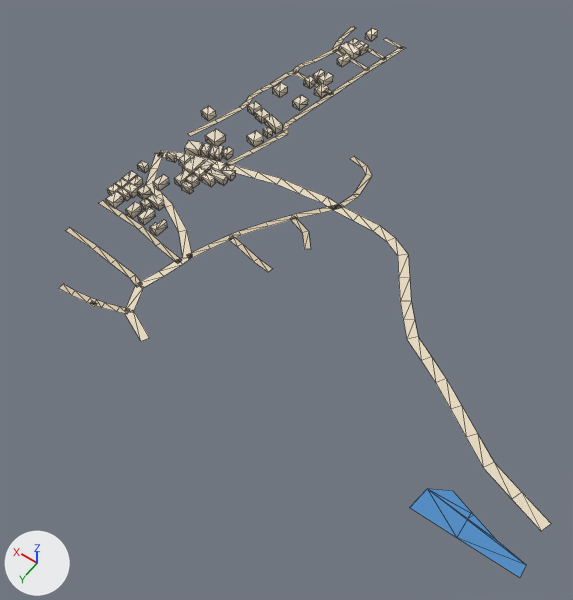
The glTF model public/assets/bengaluru-region-v1/tiles/t46_-6-l1.glb: old version first, new version second.
Both versions are drawn from a 50 mm lens placed at (23022.0, -2248.0, 563.0), pointed at (23299.0, -2636.0, -46.0). The axes (+X, +Y, +Z) are drawn at lower left. The lights are the same throughout. The older version comes first. Mesh edges are drawn as thin lines.

Names of what the first picture shows: 'building', 'ground', 'water'.
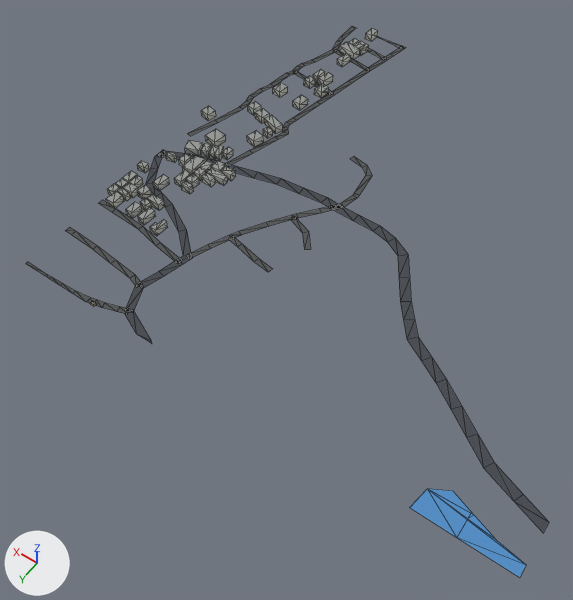
What differs and where, as boxes (x1, y1, x2, y2) in the pictures (573 x 600 px; the box of a moved part takes in the faces that stretch with it):
```json
{"object": "ground", "change": "reshaped", "before": [59, 26, 551, 531], "after": [26, 26, 549, 533], "on screen": "6% wider"}
{"part": 1, "of": "me_building", "change": "recoloured", "before": [106, 29, 378, 236], "after": [106, 29, 378, 236]}
{"part": 2, "of": "me_ground", "change": "moved or reshaped", "before": [59, 150, 193, 341], "after": [26, 150, 192, 343]}
{"part": 3, "of": "me_ground", "change": "moved or reshaped", "before": [341, 26, 406, 49], "after": [340, 26, 406, 49]}
{"part": 4, "of": "me_ground", "change": "moved or reshaped", "before": [484, 463, 551, 531], "after": [484, 463, 549, 533]}
{"part": 5, "of": "me_ground", "change": "recoloured", "before": [87, 30, 494, 468], "after": [87, 30, 494, 468]}
```

The change, as JSON lines over the scene's bpy script:
```json
{"block": "me_building", "where": "# used by ob_building; location = (23000.0, -3000.0, 0.0)"}
{"op": "remove", "block": "me_building", "code": "me_building.from_pydata(...)  # 412 vertices, 516 faces; spans x 412.0..503.0, y -1.0..402.0, z 0.0..8.0"}
{"op": "add", "block": "me_building", "code": "me_building.from_pydata(...)  # 412 vertices, 620 faces; spans x 412.0..503.0, y -1.0..402.0, z 0.0..8.0"}
{"block": "me_building", "change": "me_building part 1: 516 kept faces spanning x 412.0..503.0, y -1.0..402.0, z 0.0..8.0 get new vertex colours"}
{"block": "me_building", "change": "edits to the shape of me_building do not show in these pictures"}
{"block": "me_ground", "where": "# used by ob_ground; location = (23000.0, -3000.0, 0.0)"}
{"block": "me_ground", "where": "# verts and faces of me_ground; kept vertices keep their numbers, new ones are numbered from 262"}
{"block": "me_ground", "where": "# before: 256 (55.0, 430.0, 1.0) at pixel (494, 462), 257 (59.0, 439.0, 1.0) at pixel (483, 467), 258 (27.0, 440.0, 1.0) at pixel (521, 492), 259 (30.0, 450.0, 1.0) at pixel (511, 499), 260 (-2.0, 451.0, 1.0) at pixel (551, 523)"}
{"block": "me_ground", "where": "# before: 261 (2.0, 460.0, 1.0) at pixel (541, 531)"}
{"op": "remove", "block": "me_ground", "code": "me_ground.from_pydata(...)  # 262 vertices, 220 faces; spans x -2.0..503.0, y -3.0..504.0, z 1.0"}
{"op": "add", "block": "me_ground", "code": "me_ground.from_pydata(...)  # 278 vertices, 234 faces; spans x 0.0..500.0, y 0.0..500.0, z 1.0"}
{"block": "me_ground", "change": "me_ground part 2"}
{"block": "me_ground", "change": "15 vertices are removed from x 350.0..503.0, y 308.0..504.0, z 1.0"}
{"block": "me_ground", "change": "22 faces are deleted"}
{"block": "me_ground", "change": "2 vertices move from x 379.0..387.0, y 403.0..409.0, z 1.0 to x 378.0..387.0, y 405.0..408.0, z 1.0"}
{"block": "me_ground", "change": "28 vertices are added at x 344.0..500.0, y 305.0..500.0, z 1.0"}
{"block": "me_ground", "change": "33 new faces join them"}
{"block": "me_ground", "change": "me_ground part 3"}
{"block": "me_ground", "change": "4 vertices are removed from x 413.0..460.0, y -3.0..3.0, z 1.0"}
{"block": "me_ground", "change": "7 faces are deleted"}
{"block": "me_ground", "change": "2 vertices move from x 454.0, y 1.0..2.0, z 1.0 to x 454.0..460.0, y 0.0..2.0, z 1.0"}
{"block": "me_ground", "change": "7 vertices are added at x 390.0..460.0, y 0.0..4.0, z 1.0"}
{"block": "me_ground", "change": "10 new faces join them"}
{"block": "me_ground", "change": "me_ground part 4"}
{"op": "add", "block": "me_ground", "code": "delete_vertices([*range(258, 262)])  # with the faces that use them"}
{"op": "add", "block": "me_ground", "code": "verts[297] = (28.0, 450.0, 1.0)  # pixel (513, 501)"}
{"op": "add", "block": "me_ground", "code": "verts[298] = (25.0, 441.0, 1.0)  # pixel (523, 494)"}
{"op": "add", "block": "me_ground", "code": "verts[299] = (0.0, 450.0, 1.0)  # pixel (549, 522)"}
{"op": "add", "block": "me_ground", "code": "verts[300] = (0.0, 461.0, 1.0)  # pixel (543, 533)"}
{"op": "add", "block": "me_ground", "code": "faces += [(256, 257, 297), (256, 297, 298), (297, 299, 298), (297, 300, 299)]"}
{"block": "me_ground", "change": "me_ground part 5: 187 kept faces spanning x 55.0..497.0, y 2.0..500.0, z 1.0 get new vertex colours; the middle colour goes from beige #d7c9ae to dark grey #535556"}
```
